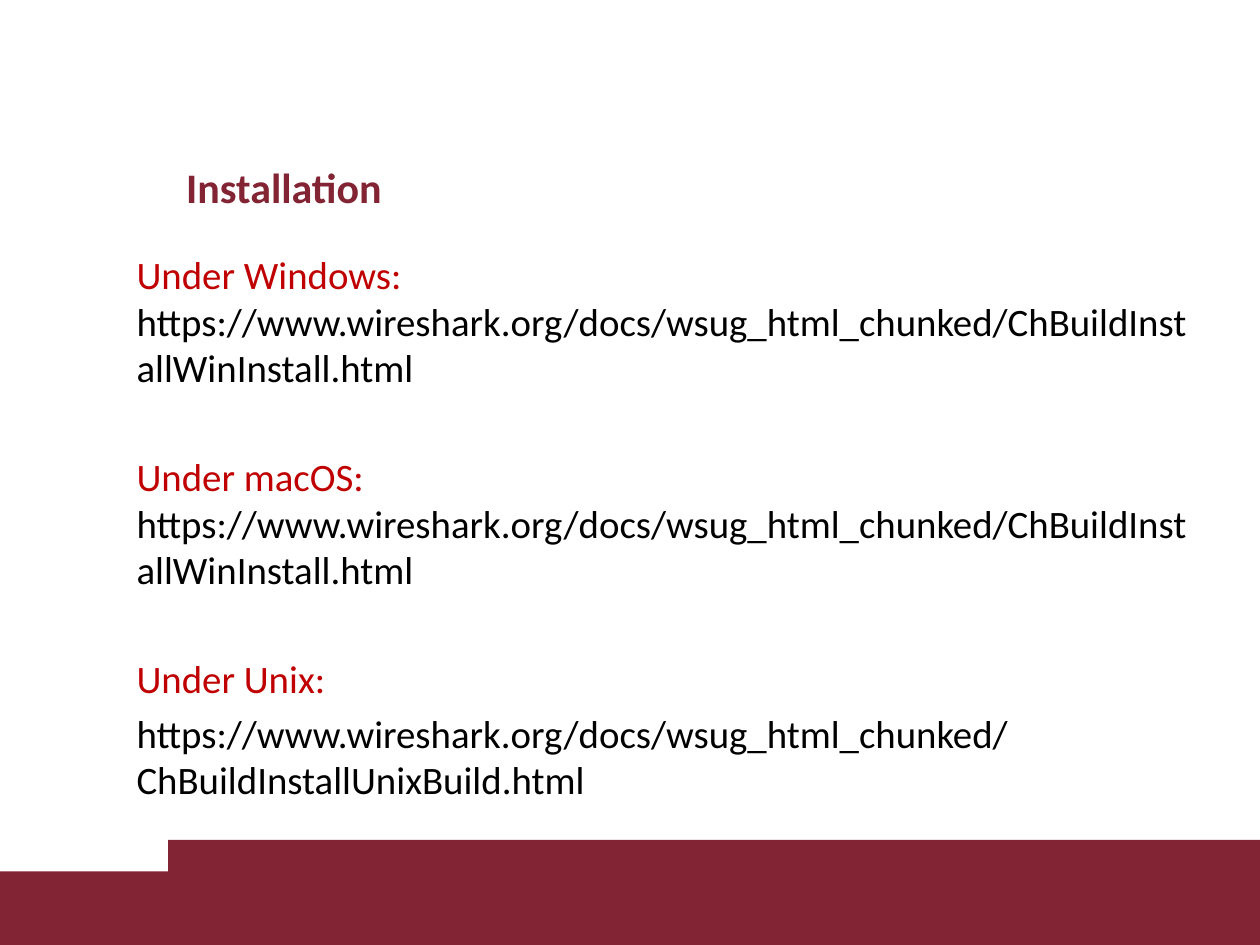
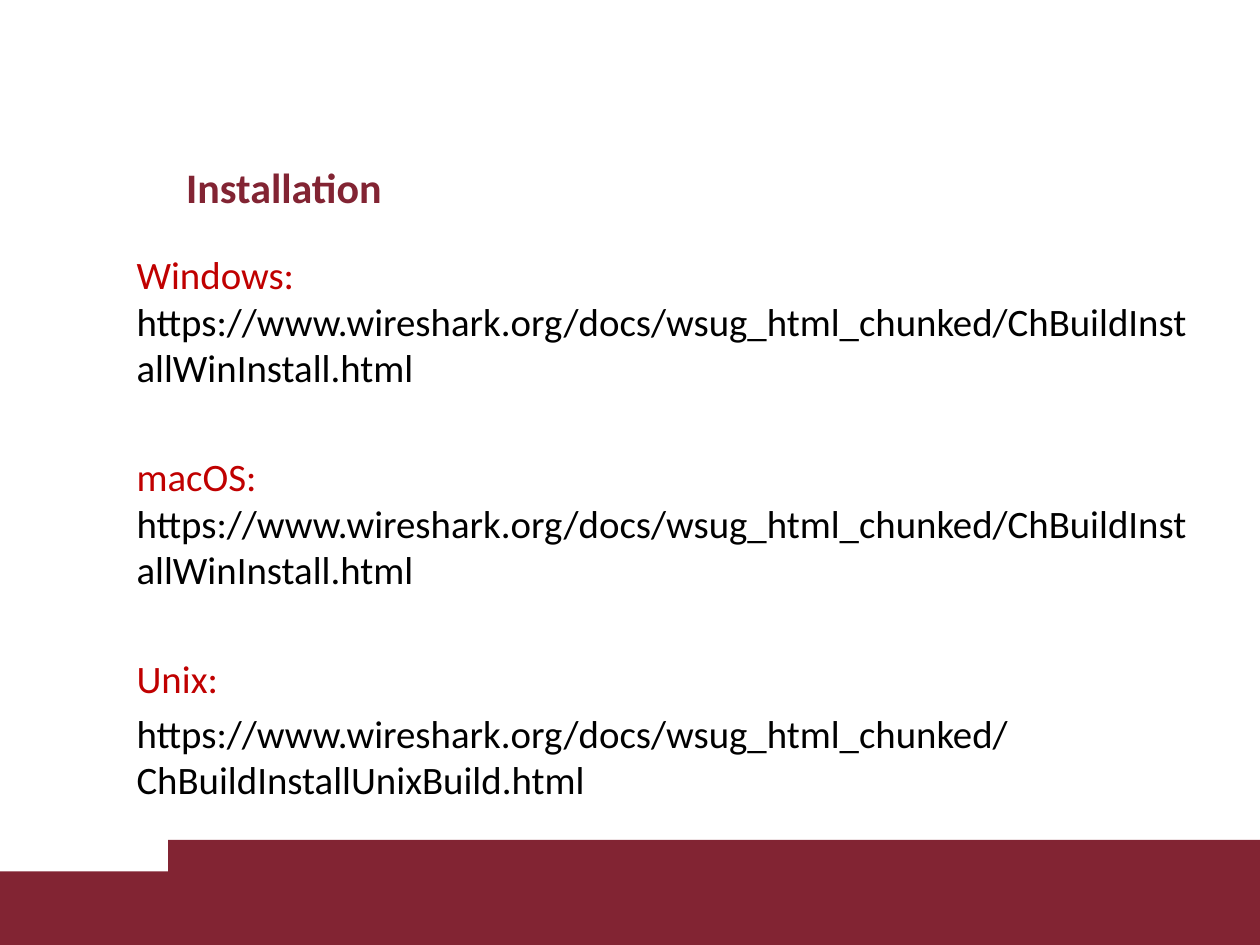
Before and after one commit to davaureli/NBD_LabSession, a slide deck: slide 19 of Lecture 1/Lecture 1.pptx. Drawn at 1260x945 pixels with LibreOffice and Linux fonts; fonts in the diff are those of the drawing; background and template pictures are left out. Boxes give left, top, right and bottom in pixels: in the first picture for what was removed or moved away, otherwise in the second. Text is boxed around its words. In the diff, an @@ line names an element or a change of style, - is before the commit and + after.

```diff
--- a/Lecture 1/Lecture 1.pptx
+++ b/Lecture 1/Lecture 1.pptx
@@ text at [137,262,1187,694]: text changed @@
-Under Windows: https://www.wireshark.org/docs/wsug_html_chunked/ChBuildInstallWinInstall.html
-Under macOS: https://www.wireshark.org/docs/wsug_html_chunked/ChBuildInstallWinInstall.html
-Under Unix:
+Windows: https://www.wireshark.org/docs/wsug_html_chunked/ChBuildInstallWinInstall.html
+macOS: https://www.wireshark.org/docs/wsug_html_chunked/ChBuildInstallWinInstall.html
+Unix:
```
Also in this commit, not shown: 7 other slides changed, 1 other file.
